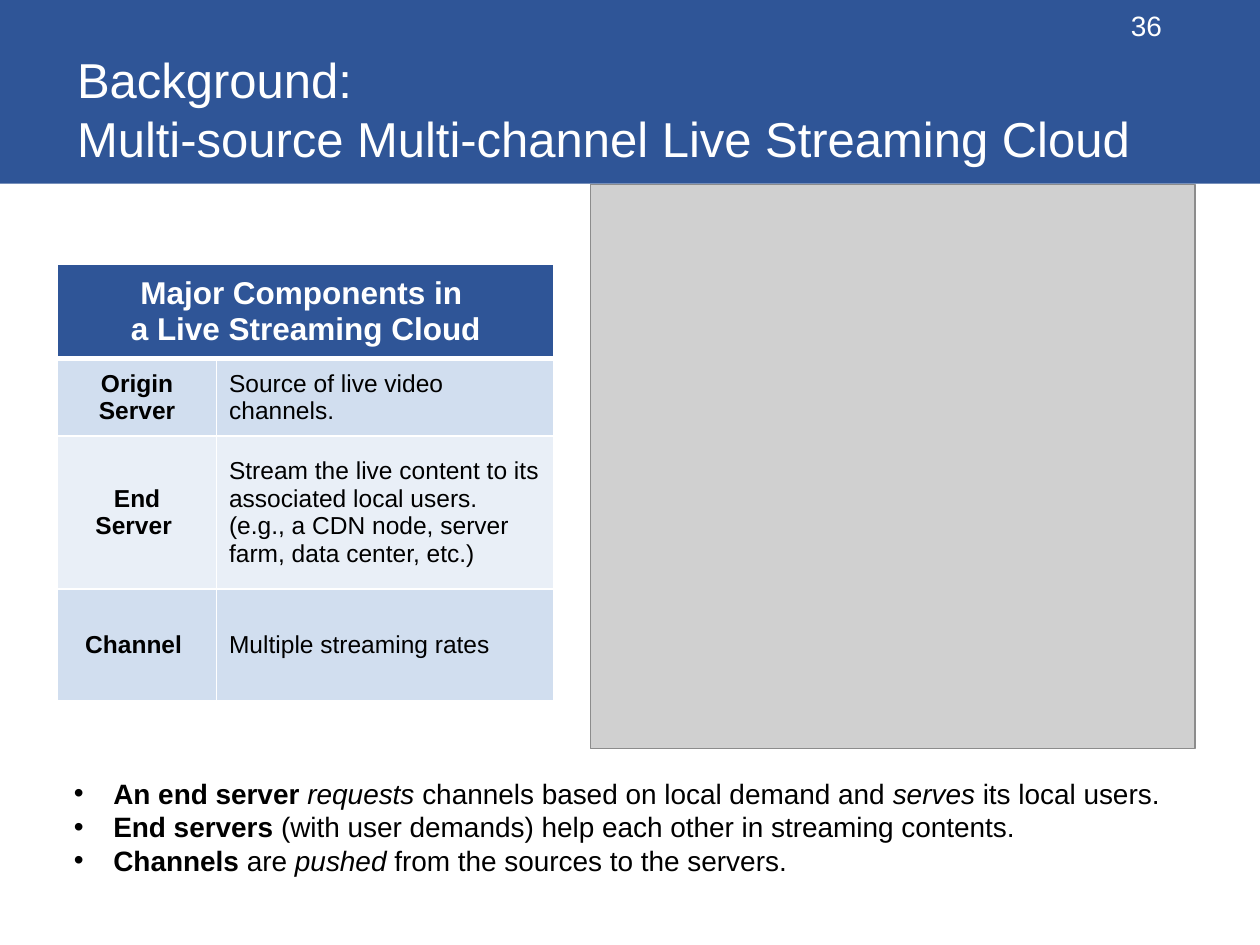
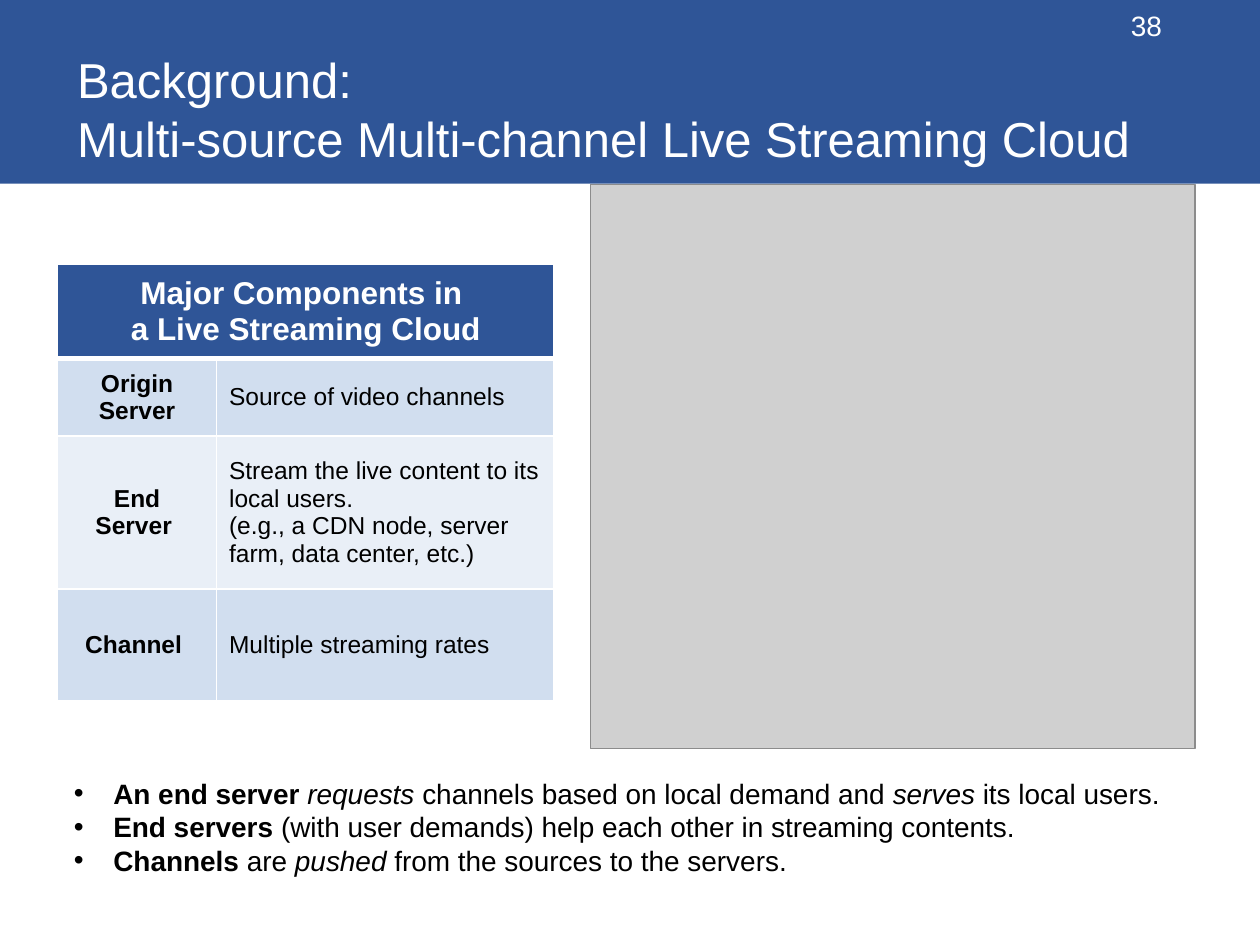
Before and after one commit to changzhangyu/changzhangyu.github.io, a slide deck: slide 38 of files/thesis/thesis.pptx (slide 36 before the commit). Drawn at 1260x945 pixels with LibreOffice and Linux fonts; fonts in the diff are those of the drawing; grey boxes stand for pictures. Boxes give left, top, right and bottom in pixels: in the first picture for what was removed or moved away, otherwise in the second. Text is boxed around its words. In the diff, an @@ line names an element or a change of style, - is before the commit and + after.

```diff
--- a/files/thesis/thesis.pptx
+++ b/files/thesis/thesis.pptx
@@ page number at [1131,16,1162,37]: text changed @@
-36
+38
@@ table at [58,265,554,701] @@
-row 2, column 2: Source of live video channels.
+row 2, column 2: Source of video channels
-row 3, column 2: Stream the live content to its associated local users. / (e.g., a CDN node, server farm, data center, etc.)
+row 3, column 2: Stream the live content to its local users. / (e.g., a CDN node, server farm, data center, etc.)
```
Also in this commit, not shown: 29 other slides changed, 7 slides added, 1 slide removed, 1 other file.
